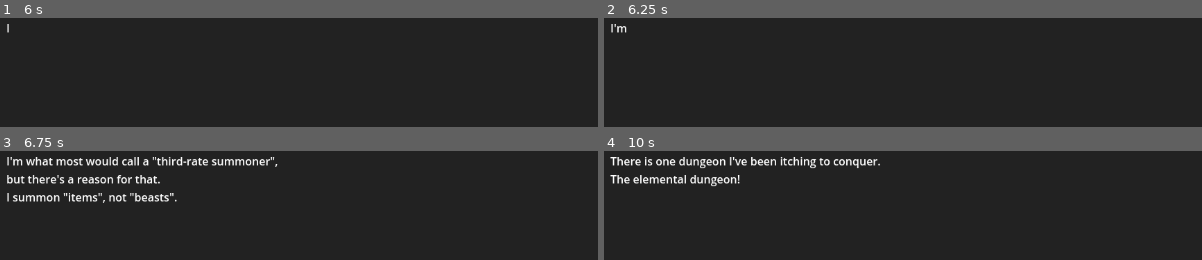
Above: before the commit, frames 1-4 (two rows, left to right).
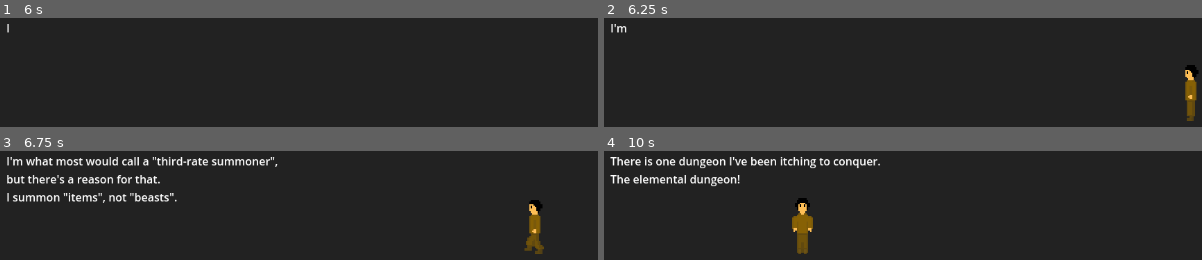
Above: after the commit, the same moments.

Repository: Stephen-Seo/LD55
Game: Godot game, scene res://main_scene.tscn
The game is run twice, just before and just after one commit, with the same random seed, the same clock (stepped at 60 frames per second) and the same inputs.
Inputs:
- Up to frame 1 (6 s): tap Enter at 0.5 s; hold D (Right) 0.53-1.28 s; tap Space (Confirm) at 0.6, 1.25, 1.35, 2, 2.1, 2.75, 2.85, 3.5, 3.6, 4.25, 4.35, 5.1, 5.85 s; hold S (Down) 1.28-2.03 s; hold D (Right) 2.03-2.78 s; hold W (Up) 2.78-3.53 s; hold A (Left) 3.53-5.03 s; hold S (Down) 5.03-5.78 s; hold D (Right) from 5.78 s (still down)
- Up to frame 2 (6.25 s): keep holding D (Right)
- Up to frame 3 (6.75 s): release D (Right) at 6.53 s; hold W (Up) from 6.53 s (still down); tap Space (Confirm) at 6.6 s
- Up to frame 4 (10 s): release W (Up) at 7.28 s; hold D (Right) 7.28-8.03 s; tap Space (Confirm) every 0.75 s from 7.35 to 9.6 s; hold S (Down) 8.03-8.78 s; hold A (Left) 8.78-9.53 s; hold W (Up) from 9.53 s (still down)

Frame 1 is identical in both runs. In frame 2, 0.8% of the frame differs, in the area x 97-100%, y 43-95%; in frame 3, 0.9%; in frame 4, 1.2%, in the area x 31-35%, y 43-95%.

Commit message:
Some logic work on gdscripts

Diff:
--- a/MainLogic.gd
+++ b/MainLogic.gd
@@ -56,6 +56,8 @@
 var diamonds_gone = false
 
 var music_file
+
+var gander
 
 # Called when the node enters the scene tree for the first time.
 func _ready():
@@ -103,7 +105,15 @@
 			music_player.stream = AudioStreamMP3.new()
 			music_file = FileAccess.open("res://audio/LD55_1.mp3", FileAccess.READ)
 			music_player.stream.data = music_file.get_buffer(music_file.get_length())
+			music_player.stream.loop = true
 			music_player.play()
+			var gander_scene = preload("res://gander_schwartz.tscn")
+			gander = gander_scene.instantiate()
+			add_child(gander)
+			gander.position.x = 800
+			gander.position.y = 50
+			gander.velocity.x = -gander.SPEED
+			gander.auto_control_action = "walking_left"
 		StateT.Introduction_00:
 			update_stop_diamonds(delta)
 			update_text(intro_text_00, StateT.Introduction_00_post)
@@ -141,6 +151,12 @@
 			pass
 		_:
 			pass
+	if gander is MainCharacter and not gander.player_controlled and gander.current_scene_type == gander.GanderSceneT.Introduction:
+		if gander.velocity.x < 0.0:
+			if gander.position.x <= 0.0:
+				gander.velocity.x = 0.0
+				gander.auto_control_action = "facing_front"
+
 
 func _unhandled_input(event):
 	if event.is_pressed() and event.is_action("Confirm"):
@@ -250,8 +266,8 @@
 		state_dict["start_diamonds"]["dist"] = diamond_min_dist
 	state_dict["start_diamonds"]["angle"] += delta * diamond_angle_rate
 
-	if state_dict["start_diamonds"]["angle"] > PI * 2.0:
-		state_dict["start_diamonds"]["angle"] -= PI * 2.0
+	if state_dict["start_diamonds"]["angle"] > TAU:
+		state_dict["start_diamonds"]["angle"] -= TAU
 
 	diamond_position_update()
 
@@ -268,7 +284,7 @@
 		earth_diamond.get_parent().remove_child(earth_diamond)
 	state_dict["start_diamonds"]["angle"] += delta * diamond_angle_rate
 
-	if state_dict["start_diamonds"]["angle"] > PI * 2.0:
-		state_dict["start_diamonds"]["angle"] -= PI * 2.0
+	if state_dict["start_diamonds"]["angle"] > TAU:
+		state_dict["start_diamonds"]["angle"] -= TAU
 
 	diamond_position_update()
--- a/gander_schwartz.gd
+++ b/gander_schwartz.gd
@@ -1,4 +1,14 @@
 extends CharacterBody2D
+
+class_name MainCharacter
+
+var player_controlled = false
+enum GanderSceneT {
+	Introduction,
+	Gameplay,
+}
+var current_scene_type = GanderSceneT.Introduction
+var auto_control_action = "facing_front"
 
 @onready var animated = $AnimatedSprite2D
 
@@ -7,42 +17,44 @@
 
 func _physics_process(delta):
 	var vec2 = Vector2()
-	if Input.is_action_pressed("Left"):
-		vec2.x = -1.0
-	elif Input.is_action_pressed("Right"):
-		vec2.x = 1.0
-	if Input.is_action_pressed("Up"):
-		vec2.y = -1.0
-	elif Input.is_action_pressed("Down"):
-		vec2.y = 1.0
+	if player_controlled:
+		if Input.is_action_pressed("Left"):
+			vec2.x = -1.0
+		elif Input.is_action_pressed("Right"):
+			vec2.x = 1.0
+		if Input.is_action_pressed("Up"):
+			vec2.y = -1.0
+		elif Input.is_action_pressed("Down"):
+			vec2.y = 1.0
 
-	if vec2.length() > 0.1:
-		vec2 = vec2.normalized()
-	else:
-		vec2.x = 0.0
-		vec2.y = 0.0
+		if vec2.length() > 0.1:
+			vec2 = vec2.normalized()
+		else:
+			vec2.x = 0.0
+			vec2.y = 0.0
 
-	if vec2.x > ANIM_DEADZONE:
-		animated.play("walking_right")
-	elif vec2.x < -ANIM_DEADZONE:
-		animated.play("walking_left")
-	elif vec2.y > ANIM_DEADZONE:
-		animated.play("walking_front")
-	elif vec2.y < -ANIM_DEADZONE:
-		animated.play("walking_back")
-	else:
-		match animated.animation:
-			"walking_right":
-				animated.play("facing_right")
-			"walking_left":
-				animated.play("facing_left")
-			"walking_front":
-				animated.play("facing_front")
-			"walking_back":
-				animated.play("facing_back")
-			_:
-				pass
-
-	velocity = vec2 * SPEED
+		if vec2.x > ANIM_DEADZONE:
+			animated.play("walking_right")
+		elif vec2.x < -ANIM_DEADZONE:
+			animated.play("walking_left")
+		elif vec2.y > ANIM_DEADZONE:
+			animated.play("walking_front")
+		elif vec2.y < -ANIM_DEADZONE:
+			animated.play("walking_back")
+		else:
+			match animated.animation:
+				"walking_right":
+					animated.play("facing_right")
+				"walking_left":
+					animated.play("facing_left")
+				"walking_front":
+					animated.play("facing_front")
+				"walking_back":
+					animated.play("facing_back")
+				_:
+					pass
+		velocity = vec2 * SPEED
+	elif animated.animation != auto_control_action:
+		animated.play(auto_control_action)
 
 	move_and_slide()
